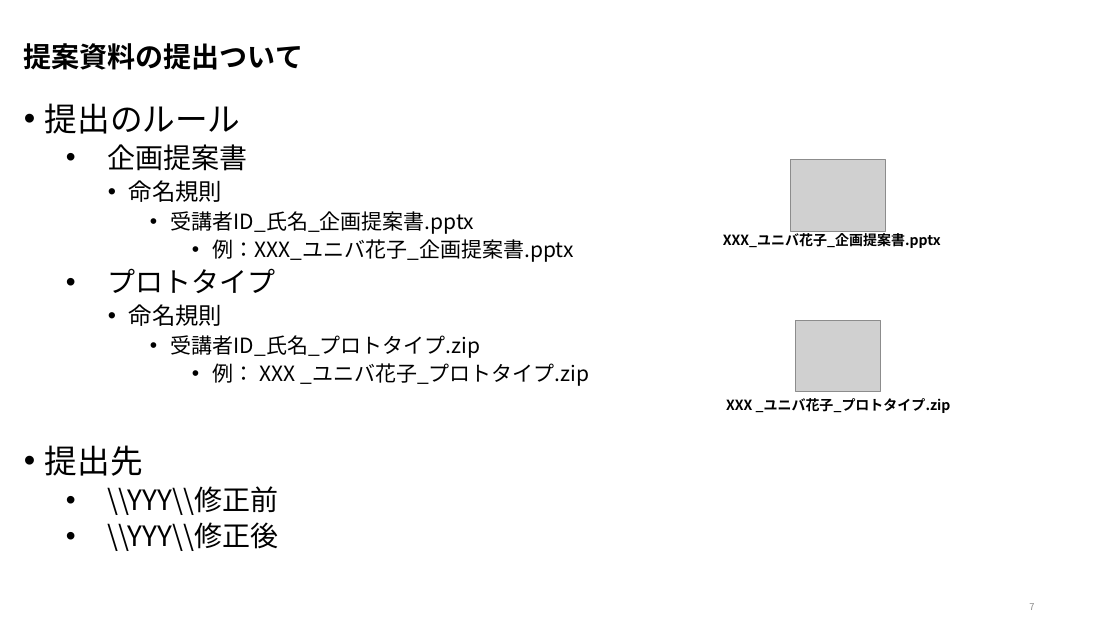
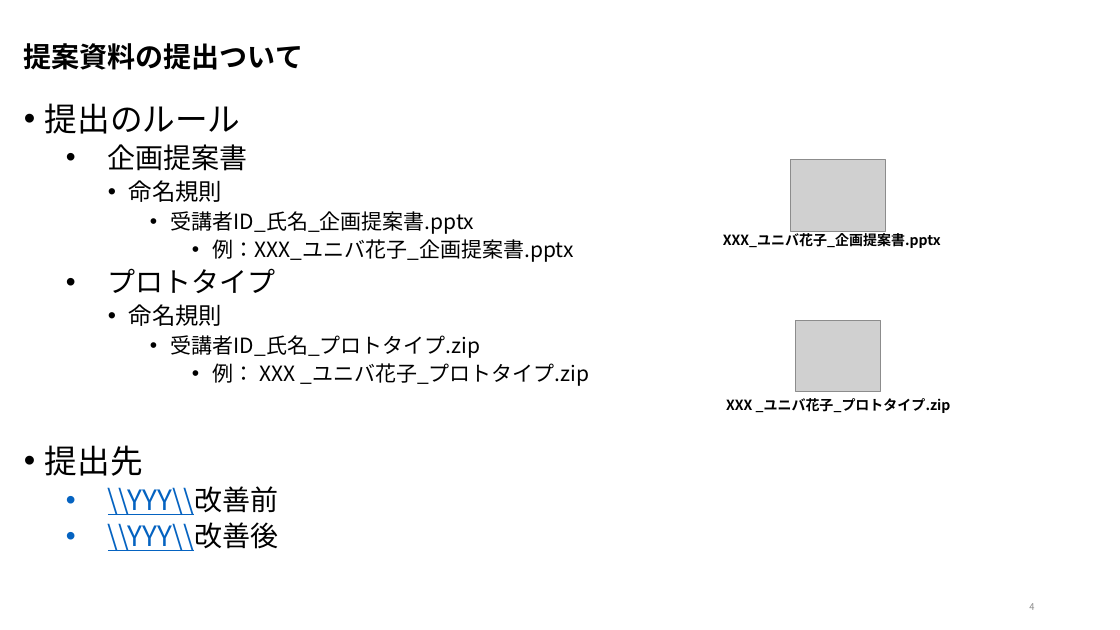
Before and after one commit to nishida2073/ai_navive, a slide deck: slide 4 of 00_オリエンテーション/【AI Native研修-提案】研修の概要.pptx (slide 7 before the commit). Drawn at 1120x630 pixels with LibreOffice and Linux fonts; fonts in the diff are those of the drawing; grey boxes stand for pictures. Boxes give left, top, right and bottom in pixels: in the first picture for what was removed or moved away, otherwise in the second. Text is boxed around its words. In the diff, an @@ line names an element or a change of style, - is before the commit and + after.

```diff
--- a/00_オリエンテーション/【AI Native研修-提案】研修の概要.pptx
+++ b/00_オリエンテーション/【AI Native研修-提案】研修の概要.pptx
@@ text at (108,486,278,551): text changed; text colour #000000 to #0563C1 @@
-  • \\YYY\\修正前
-  • \\YYY\\修正後
+  • \\YYY\\改善前
+  • \\YYY\\改善後
@@ page number at (1029,603,1034,610): text changed @@
-7
+4
```
Also in this commit, not shown: 1 other file.
